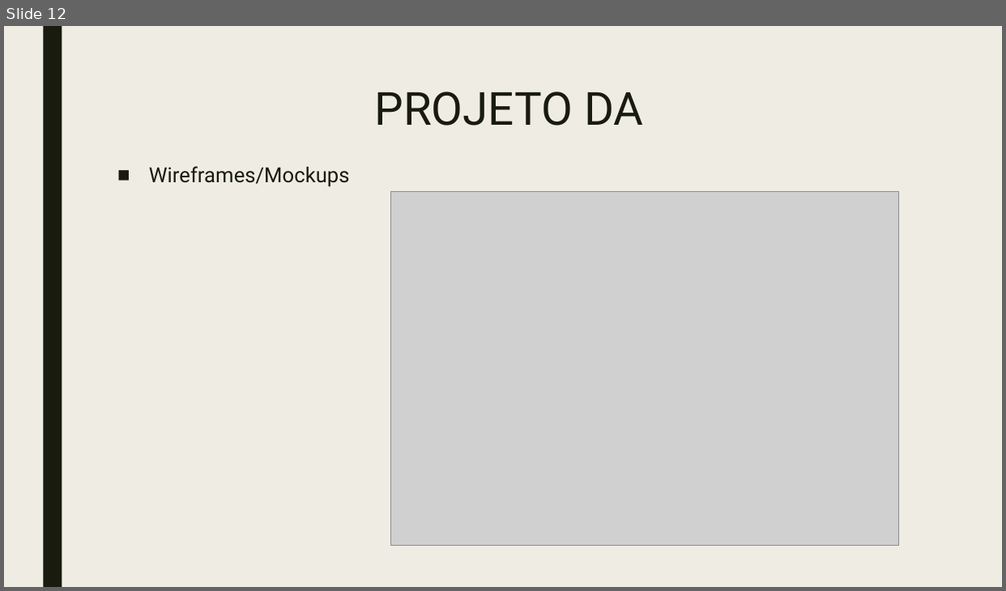
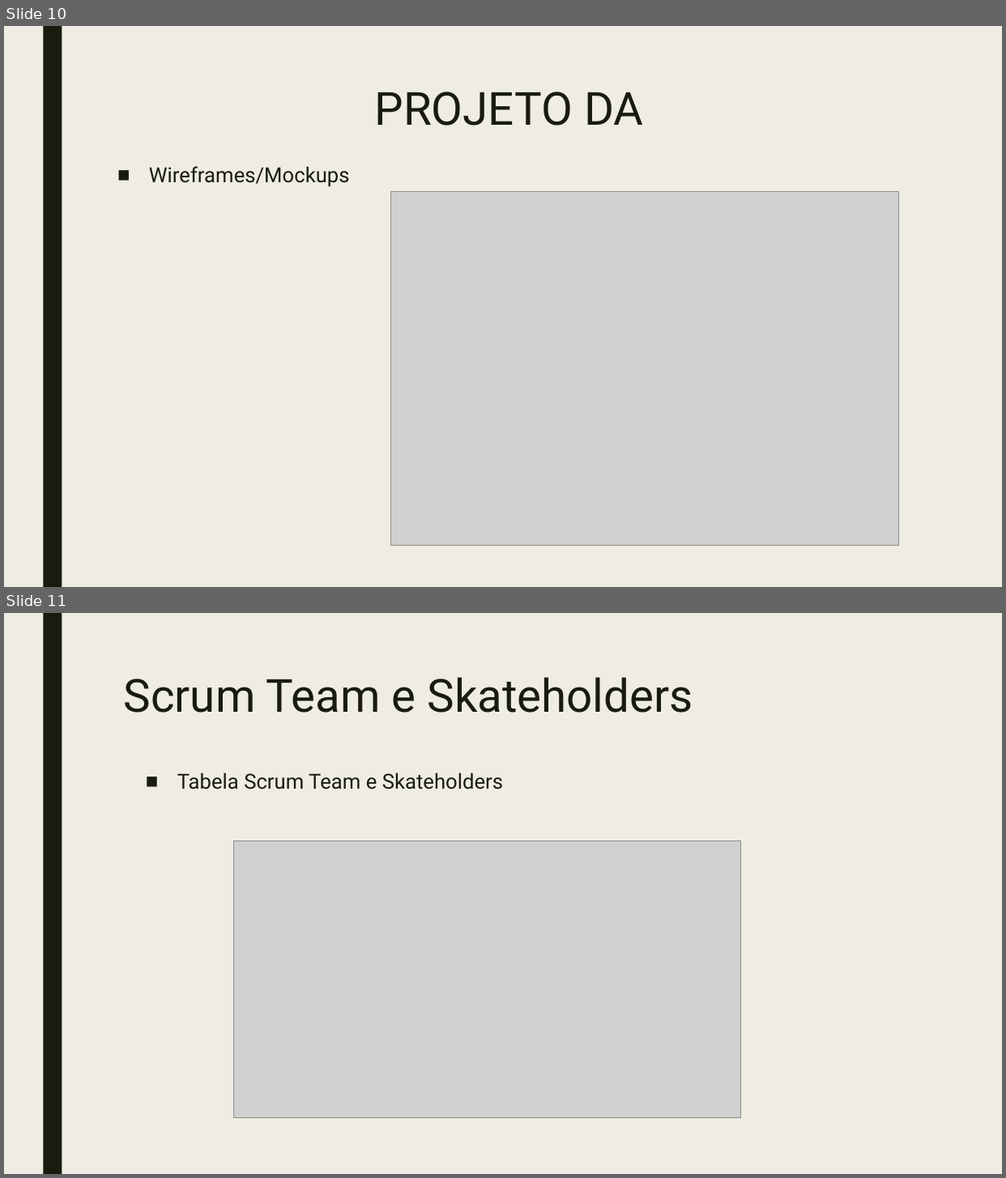
Before and after one commit to doomiinguees/PSI_PWS_PLC, a slide deck: doc/Metodologias de Desenvolvimento de Software.pptx. Shown one above the other, each under a label of ours: slide 12 before the commit, slides 10 and 11 after it. The pictures are 1006x591 and 1006x1178 pixels, drawn with LibreOffice and Linux fonts; fonts in the diff are those of the drawing; grey boxes stand for pictures. Boxes give left, top, right and bottom in pixels: in the first picture for what was removed or moved away, otherwise in the second. Text is boxed around its words. In the diff, an @@ line names an element or a change of style, - is before the commit and + after.

```diff
--- a/doc/Metodologias de Desenvolvimento de Software.pptx
+++ b/doc/Metodologias de Desenvolvimento de Software.pptx
@@ slide 11 added at box(4, 613, 1002, 1174), background #EFEDE3; not listed: 1 template element that a slide beside it also shows @@
@@ title added at box(124, 677, 693, 713), 44 pt, text #191B0E @@
+Scrum Team e Skateholders
@@ text added at box(177, 773, 503, 790), 20 pt, text #191B0E @@
+■ Tabela Scrum Team e Skateholders
@@ picture added at box(234, 841, 740, 1118) @@
@@ what was slide 12 is now slide 10 @@
```
Also in this commit, not shown: 2 slides changed, 2 slides removed.
